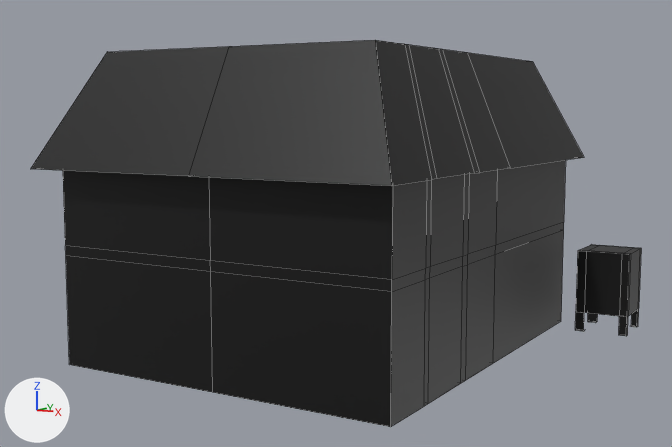
An edit to the Blender file assets/blender/poste.blend, drawn before and after from the same camera.
Both versions are drawn from a camera (50 mm lens) standing at (6.89, -10.1, 3.38) and looking at (0.13, 1.22, 1.8). Arrows for +X, +Y and +Z are at lower left; the lights stay in place. The picture after the commit comes second. Mesh edges are drawn as thin lines.
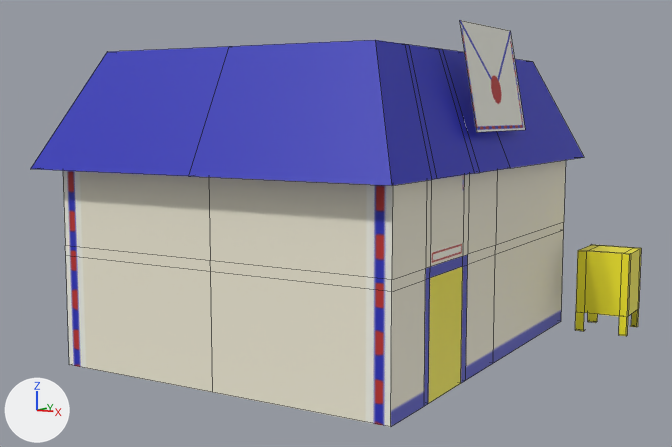
Location of each change, [x1, y1, x2, y2] in pixels of the pictures (672 x 447 px):
'Cube', surface changed, reshaped (lighter)
    before: [31, 40, 641, 427]
    after: [31, 20, 641, 427]
part 1 of me_cube, added
    after: [460, 20, 525, 132]
part 2 of me_cube, surface changed (lighter)
    both: [31, 40, 641, 427]

The change in detail:
Picture 'laposte text.png' (img_laposte_text_png) is new.
Material 'Material' (mat_material) changes its picture from img_poste to img_laposte_text_png.
me_cube is used by ob_cube; location (0.0, 1.5, 2.08); scale (2.42, 2.97, 2.07).
Verts and faces of me_cube; kept vertices keep their numbers, new ones are numbered from 150.
me_cube had 150 vertices, 142 faces and spanned x -1.08..1.48, y -1.12..1.12, z -1.0..1.0.
me_cube now has 154 vertices, 143 faces and spans x -1.08..1.48, y -1.12..1.12, z -1.0..1.16.
Part 1, on me_cube:
New vertex 150 is at (0.95, -0.35, 1.16), pixel (459, 20).
New vertex 151 is at (1.05, -0.35, 0.51), pixel (476, 132).
New vertex 152 is at (0.95, 0.23, 1.16), pixel (510, 30).
New vertex 153 is at (1.05, 0.23, 0.51), pixel (525, 129).
New faces: (150, 151, 153, 152).
me_cube part 2: 142 kept faces spanning x -1.08..1.48, y -1.12..1.12, z -1.0..1.0 get new texture (UV) coordinates.
